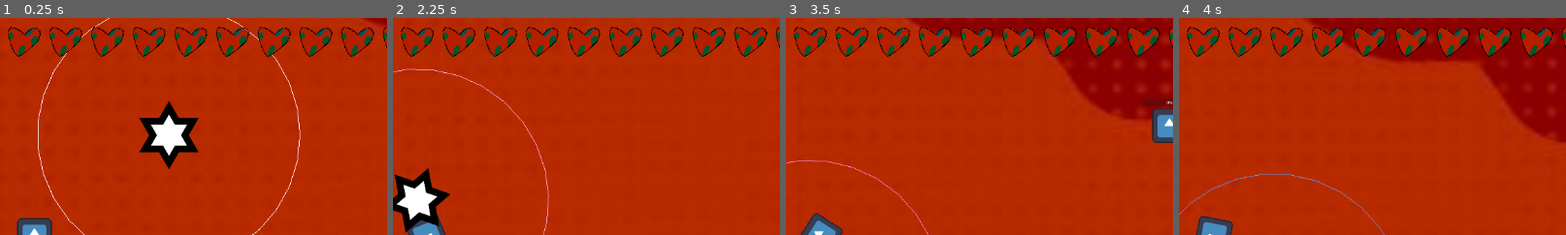
Above: before the commit, frames 1-4 (left to right).
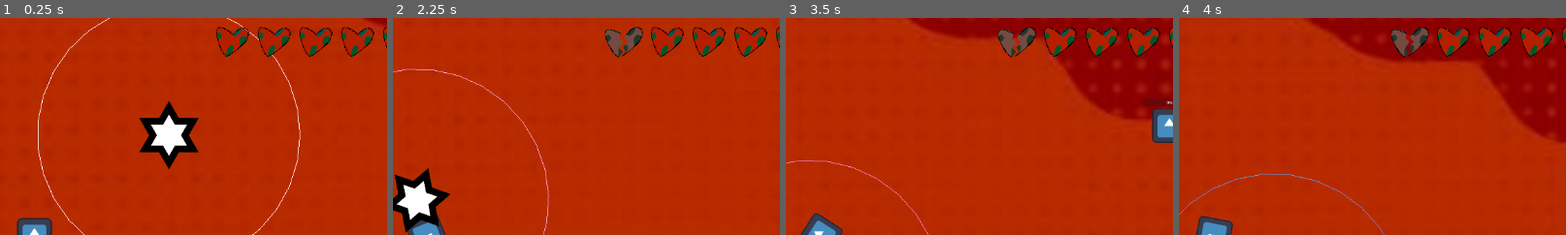
Above: after the commit, the same moments.

Repository: MarkusSecundus/GlobalJam_2026
Game: Godot game, scene res://maps/test_map.tscn
The game is run twice, just before and just after one commit, with the same random seed, the same clock (stepped at 60 frames per second) and the same inputs. The engine's default icon, where the game draws it, is replaced by a stand-in: a white triangle on a blue panel in a dark square.
Inputs:
- Up to frame 1 (0.25 s): no input
- Up to frame 2 (2.25 s): tap Enter at 0.5 s; hold D (Right) 0.53-1.28 s; hold S (Down) 1.28-2.03 s; hold D (Right) from 2.03 s (still down)
- Up to frame 3 (3.5 s): release D (Right) at 2.78 s; hold W (Up) from 2.78 s (still down)
- Up to frame 4 (4 s): release W (Up) at 3.53 s; hold A (Left) from 3.53 s (still down)
The pictures show only the part of the screen within x 46-95%, y 0-50%; the shares and areas given below are measured in that part.

The runs differ from the first frame. In frame 1, 1.8% of the frame differs, in the area x 2-54%, y 4-18%; in frame 2, 2.7%; in frame 3, 2.9%; in frame 4, 3.1%, in the area x 2-65%, y 4-19%.

Commit message:
player damage wip

Diff:
--- a/prefabs/enemy.gd
+++ b/prefabs/enemy.gd
@@ -71,7 +71,8 @@
 
 
 func _on_player_damage_area_body_entered(body: Node2D) -> void:
-	pass # Replace with function body.
+	if body is Player:
+		GameState.player_hit()
 
 
 func _on_player_detect_area_body_entered(body: Node2D) -> void:
--- a/scripts/GameState.gd
+++ b/scripts/GameState.gd
@@ -1,8 +1,23 @@
 extends Node
 
-var player_hp: int = 10
+var player_hp: int = 5
+var player_hit_cooldown: float = 0.0
+const PLAYER_HIT_COOLDOWN_SEC = 2.0
 
 var player_shape: int = 0  # bitmask of Game.Mask values (see Game.gd)
 
 var infected_point_count: int = 0
 var infected_points: int = 0
+
+func _process(delta: float) -> void:
+	player_hit_cooldown = max(0.0, player_hit_cooldown - delta)
+
+func player_hit() -> void:
+	if player_hit_cooldown > 0.0:
+		return
+
+	player_hp -= 1;
+	player_hit_cooldown = GameState.PLAYER_HIT_COOLDOWN_SEC
+
+	if player_hp <= 0:
+		print("ur ded")
